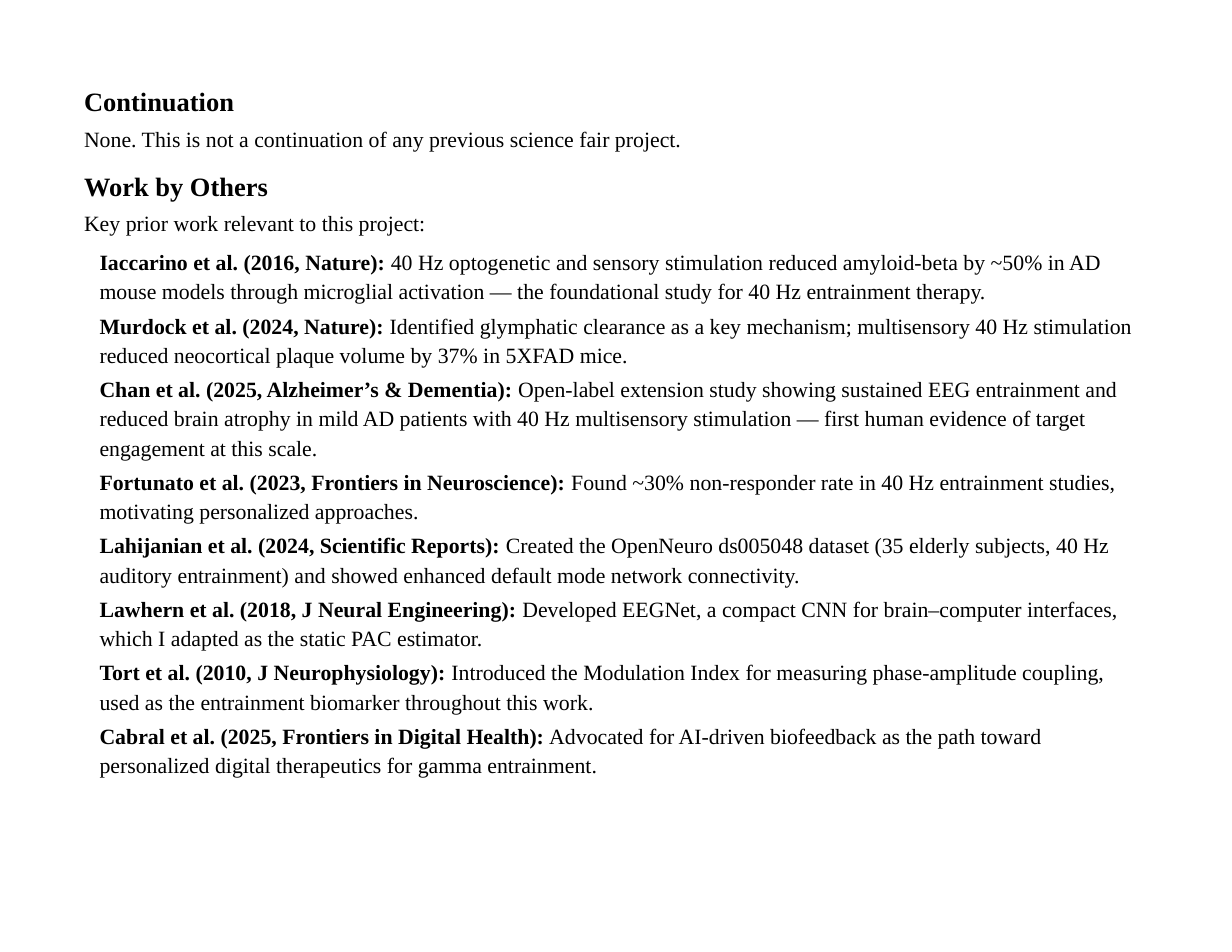
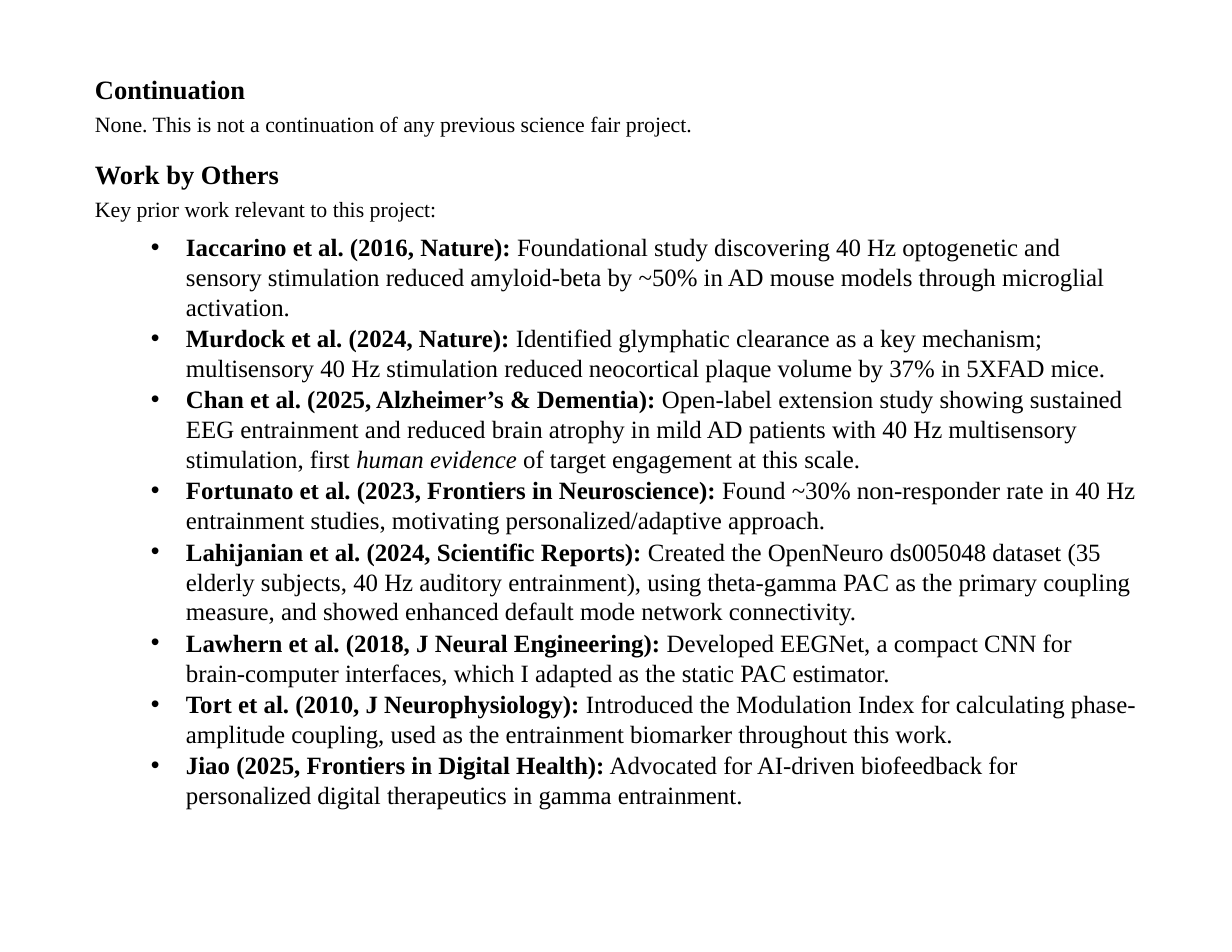
Before and after one commit to amaar-mc/closedloop-40hz-entrainment, a slide deck: slide 3 of CSEF/Presentation/CSEF_2026_Presentation.pptx. Drawn at 1232x952 pixels with LibreOffice and Linux fonts; fonts in the diff are those of the drawing. Boxes give left, top, right and bottom in pixels: in the first picture for what was removed or moved away, otherwise in the second. Text is boxed around its words. In the diff, an @@ line names an element or a change of style, - is before the commit and + after.

Commit message:
docs(csef): update presentation to final submitted version
Final 13-page presentation submitted to CSEF portal. Includes corrected
Jiao (2025) reference, updated closing sentence, trimmed discussion and
conclusions pages, and 91% oracle targeting gap clarification.

```diff
--- a/CSEF/Presentation/CSEF_2026_Presentation.pptx
+++ b/CSEF/Presentation/CSEF_2026_Presentation.pptx
@@ text "Continuation": place and size @@
-text "Continuation" at box(84, 92, 234, 112)
+text "Continuation" at box(95, 80, 245, 100)
@@ text "Continuation" at box(95, 80, 245, 100): less space between paragraphs @@
@@ text "None. This is not a ...": place and size @@
-text "None. This is not a ..." at box(84, 131, 681, 152)
+text "None. This is not a ..." at box(95, 116, 692, 137)
@@ text "None. This is not a ..." at box(95, 116, 692, 137): line spacing 18.9pt to 1; less space between paragraphs @@
@@ text "Work by Others" at box(95, 165, 279, 190): less space between paragraphs @@
@@ text "Work by Others": place and size @@
-text "Work by Others" at box(84, 177, 268, 202)
+text "Work by Others" at box(95, 165, 279, 190)
@@ text "Key prior work relevant to ..." at box(95, 202, 437, 222): line spacing 18.9pt to 1; less space between paragraphs @@
@@ text "Key prior work relevant to ...": place and size @@
-text "Key prior work relevant to ..." at box(84, 216, 426, 236)
+text "Key prior work relevant to ..." at box(95, 202, 437, 222)
@@ text "Iaccarino et al. (2016, Nature): ...": place and size @@
-text "Iaccarino et al. (2016, Nature): ..." at box(100, 255, 1132, 778)
+text "Iaccarino et al. (2016, Nature): ..." at box(186, 238, 1136, 810)
@@ text at box(186, 238, 1104, 317): text changed; size 14 to 16 pt @@
-• Iaccarino et al. (2016, Nature): 40 Hz optogenetic and sensory stimulation reduced amyloid-beta by ~50% in AD mouse models through microglial activation — the foundational study for 40 Hz entrainment therapy.
+• Iaccarino et al. (2016, Nature): Foundational study discovering 40 Hz optogenetic and sensory stimulation reduced amyloid-beta by ~50% in AD mouse models through microglial activation.
@@ text at box(186, 329, 1105, 383): size 14 to 16 pt in "Murdock et al. (2024, Nature): Identified glymphatic ..."; indent changed; line spacing 18.9pt to 1; less space between paragraphs @@
@@ text at box(186, 390, 1136, 810): text changed; size 14 to 16 pt @@
-• Chan et al. (2025, Alzheimer’s & Dementia): Open-label extension study showing sustained EEG entrainment and reduced brain atrophy in mild AD patients with 40 Hz multisensory stimulation — first human evidence of target engagement at this scale.
-• Fortunato et al. (2023, Frontiers in Neuroscience): Found ~30% non-responder rate in 40 Hz entrainment studies, motivating personalized approaches.
-• Lahijanian et al. (2024, Scientific Reports): Created the OpenNeuro ds005048 dataset (35 elderly subjects, 40 Hz auditory entrainment) and showed enhanced default mode network connectivity.
-• Lawhern et al. (2018, J Neural Engineering): Developed EEGNet, a compact CNN for brain–computer interfaces, which I adapted as the static PAC estimator.
-• Tort et al. (2010, J Neurophysiology): Introduced the Modulation Index for measuring phase-amplitude coupling, used as the entrainment biomarker throughout this work.
-• Cabral et al. (2025, Frontiers in Digital Health): Advocated for AI-driven biofeedback as the path toward personalized digital therapeutics for gamma entrainment.
+• Chan et al. (2025, Alzheimer’s & Dementia): Open-label extension study showing sustained EEG entrainment and reduced brain atrophy in mild AD patients with 40 Hz multisensory stimulation, first human evidence of target engagement at this scale.
+• Fortunato et al. (2023, Frontiers in Neuroscience): Found ~30% non-responder rate in 40 Hz entrainment studies, motivating personalized/adaptive approach.
+• Lahijanian et al. (2024, Scientific Reports): Created the OpenNeuro ds005048 dataset (35 elderly subjects, 40 Hz auditory entrainment), using theta-gamma PAC as the primary coupling measure, and showed enhanced default mode network connectivity.
+• Lawhern et al. (2018, J Neural Engineering): Developed EEGNet, a compact CNN for brain-computer interfaces, which I adapted as the static PAC estimator.
+• Tort et al. (2010, J Neurophysiology): Introduced the Modulation Index for calculating phase-amplitude coupling, used as the entrainment biomarker throughout this work.
+• Jiao (2025, Frontiers in Digital Health): Advocated for AI-driven biofeedback for personalized digital therapeutics in gamma entrainment.
```
Also in this commit, not shown: 11 other slides changed, 1 slide added, 1 other file.
